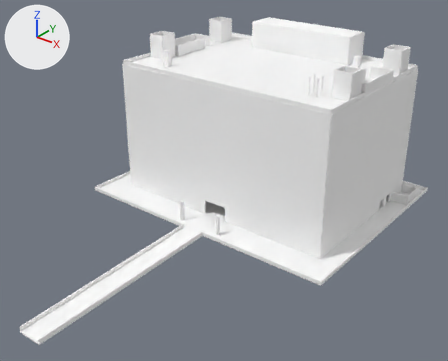
The glTF model sp_shell_col.glb: old version first, new version second.
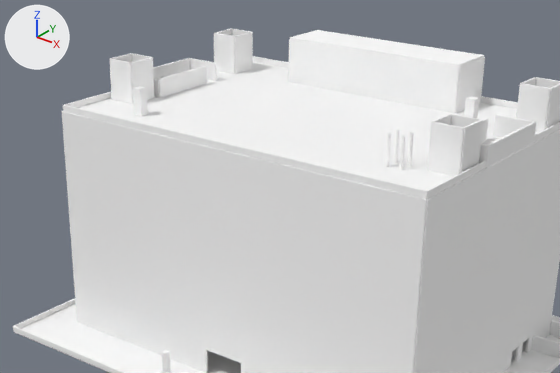
Each version is shown whole from a camera (50 mm lens) standing at (122.3, -178.0, 110.5) and looking at (7.8, -34.8, 21.7), then close up on the part from 19% to 91% of the width and 0% to 59% of the height. Arrows for +X, +Y and +Z are at upper left; the lights stay in place. The older version's two pictures come first. Vertices at exactly the same position are counted once.

Objects in the first close-up: 'spire'.
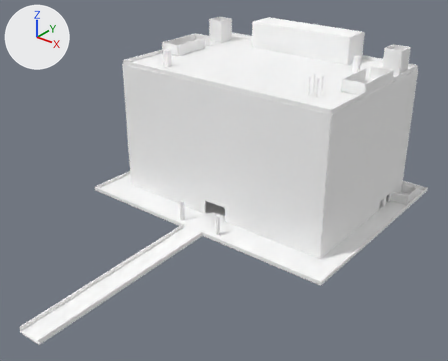
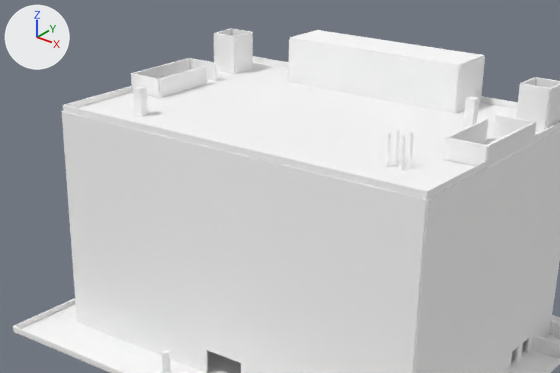
What differs and where, as boxes (x1, y1, x2, y2) in the close-ups (560 x 373 px):
part 1 of me_spire, deleted
    before: (109, 53, 483, 176)

The change, as a diff of the scene's bpy script:
```diff
--- a/sp_shell_col.glb.py
+++ b/sp_shell_col.glb.py
@@ me_spire @@
 # used by ob_spire; location = (0.0, 0.0, 0.0)
-me_spire.from_pydata(...)  # 10850 vertices, 17378 faces; spans x -50.2..50.2, y -108.2..37.2, z 0.2..60.9
+me_spire.from_pydata(...)  # 9922 vertices, 15986 faces; spans x -50.2..50.2, y -108.2..37.2, z 0.2..60.9
+# me_spire part 1: 57 loose pieces with 456 vertices, spanning x -41.5..42.5, y -17.0..-9.3, z 10.2..59.6, are deleted
+# other edits to the shape of me_spire do not show in these pictures
 me_spire.materials.append(mat_col)
```
